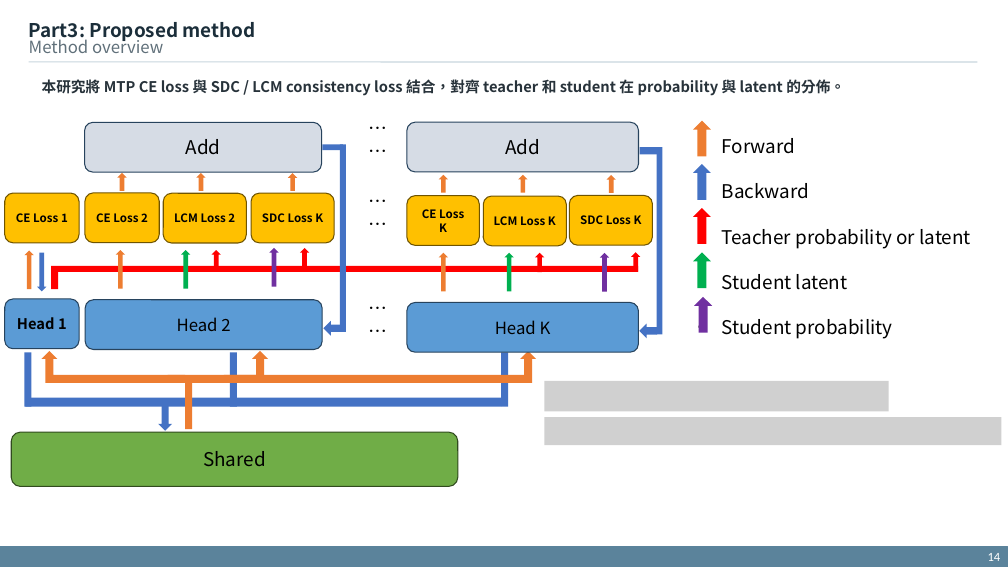
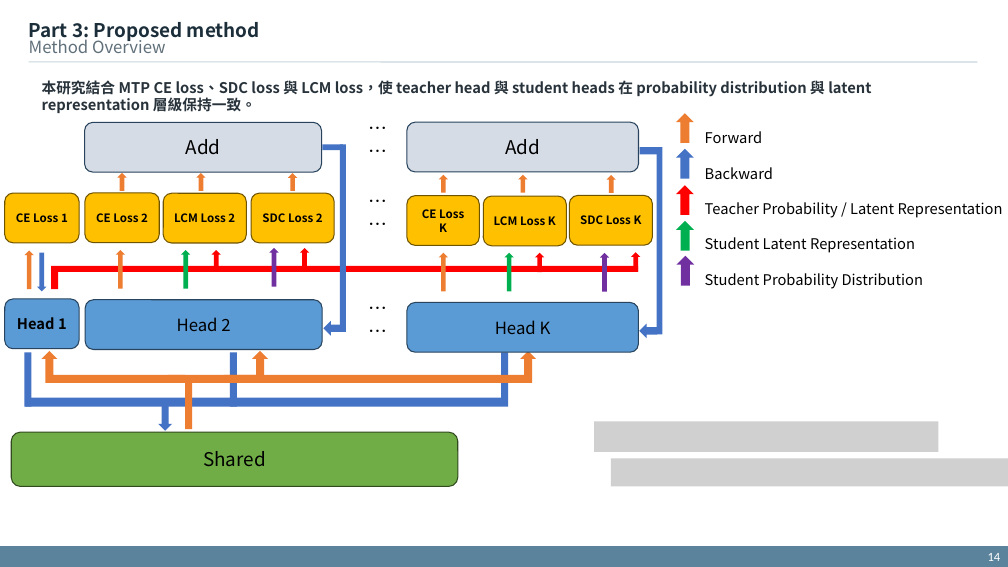
Before and after one commit to xdfg12456/llama-mtp, a slide deck: slide 14 of doc/mtp_with_consistency_method_v2.pptx. Drawn at 1008x567 pixels with LibreOffice and Linux fonts; fonts in the diff are those of the drawing; grey boxes stand for pictures. Boxes give left, top, right and bottom in pixels: in the first picture for what was removed or moved away, otherwise in the second. Text is boxed around its words. In the diff, an @@ line names an element or a change of style, - is before the commit and + after.

```diff
--- a/doc/mtp_with_consistency_method_v2.pptx
+++ b/doc/mtp_with_consistency_method_v2.pptx
@@ text at (29,22,260,42): spaces changed @@
-Part3: Proposed method
+Part 3: Proposed method
@@ text at (29,36,165,53): text changed @@
-Method overview
+Method Overview
@@ text at (42,80,871,113): text changed @@
-本研究將 MTP CE loss 與 SDC / LCM consistency loss 結合，對齊 teacher 和 student 在 probability 與 latent 的分佈。
+本研究結合 MTP CE loss、SDC loss 與 LCM loss，使 teacher head 與 student heads 在 probability distribution 與 latent representation 層級保持一致。
@@ text "Forward": place and size @@
-text "Forward" at (722,138,971,339)
+text "Forward" at (705,131,1003,289)
@@ up arrow: place and size @@
-up arrow at (693,121,712,157)
+up arrow at (676,113,694,143)
@@ up arrow: place and size @@
-up arrow at (693,164,712,200)
+up arrow at (676,149,694,178)
@@ text at (705,131,773,179): size 18 to 14 pt in "Forward", "Backward" @@
@@ up arrow: place and size @@
-up arrow at (693,208,712,243)
+up arrow at (676,185,694,215)
@@ text at (705,202,1003,289): text changed; size 18 to 14 pt @@
-• Teacher probability or latent
-• Student latent
-• Student probability
+• Teacher Probability / Latent Representation
+• Student Latent Representation
+• Student Probability Distribution
@@ text in rounded rectangle at (262,213,323,222): text changed @@
-SDC Loss K
+SDC Loss 2
@@ up arrow: place and size @@
-up arrow at (693,253,712,288)
+up arrow at (676,221,694,250)
@@ up arrow: place and size @@
-up arrow at (694,297,712,333)
+up arrow at (677,256,695,285)
@@ picture removed at (544,381,889,411) @@
@@ picture: place and size @@
-picture at (544,417,1001,445)
+picture at (594,421,938,451)
@@ picture added at (611,458,1008,486) @@
```
Also in this commit, not shown: 23 other slides changed.
